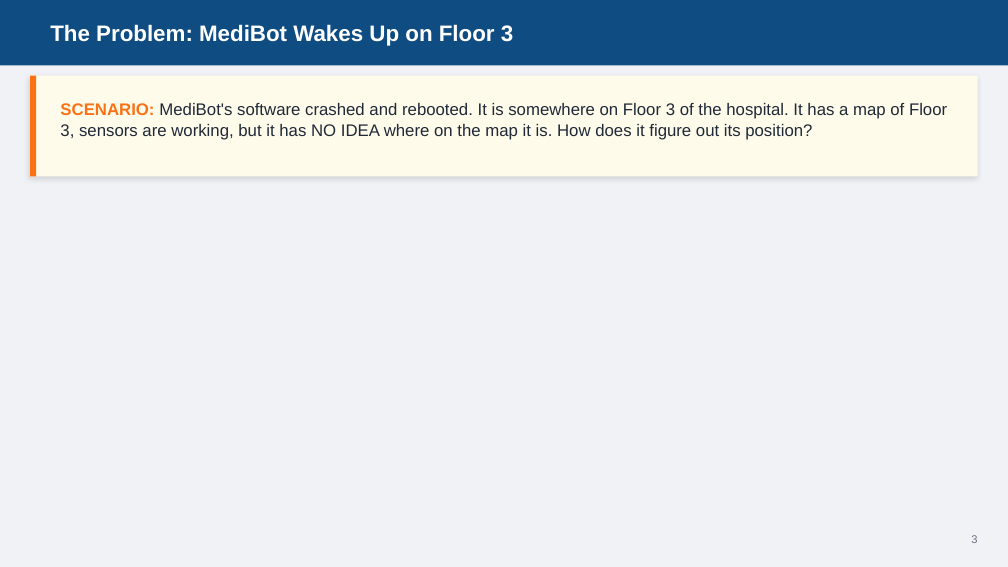
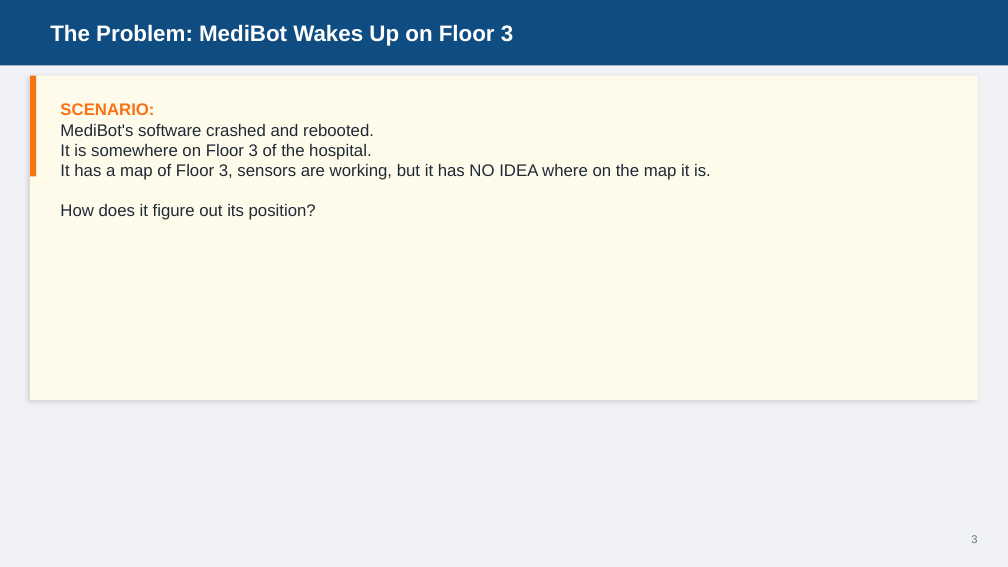
Before and after one commit to AbbadiAhmad/mobile_robots_course, a slide deck: slide 3 of Slides/Mod06/MOD006-Localization.pptx. Drawn at 1008x567 pixels with LibreOffice and Linux fonts; fonts in the diff are those of the drawing. Boxes give left, top, right and bottom in pixels: in the first picture for what was removed or moved away, otherwise in the second. Text is boxed around its words. In the diff, an @@ line names an element or a change of style, - is before the commit and + after.

```diff
--- a/Slides/Mod06/MOD006-Localization.pptx
+++ b/Slides/Mod06/MOD006-Localization.pptx
@@ rectangle: place and size @@
-rectangle at [30, 76, 978, 176]
+rectangle at [30, 76, 978, 400]
@@ text at [60, 103, 711, 220]: text changed @@
-SCENARIO: MediBot's software crashed and rebooted. It is somewhere on Floor 3 of the hospital. It has a map of Floor 3, sensors are working, but it has NO IDEA where on the map it is. How does it figure out its position?
+SCENARIO:
+MediBot's software crashed and rebooted.
+It is somewhere on Floor 3 of the hospital.
+It has a map of Floor 3, sensors are working, but it has NO IDEA where on the map it is.
+How does it figure out its position?
```
Also in this commit, not shown: 16 other slides changed, 1 slide added, 1 slide removed, 3 other files.
